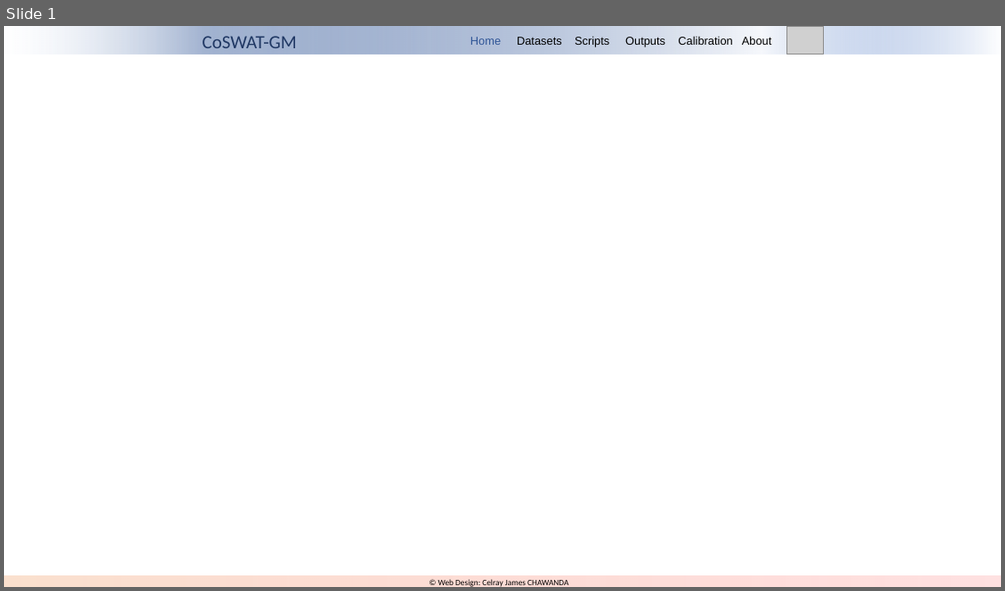
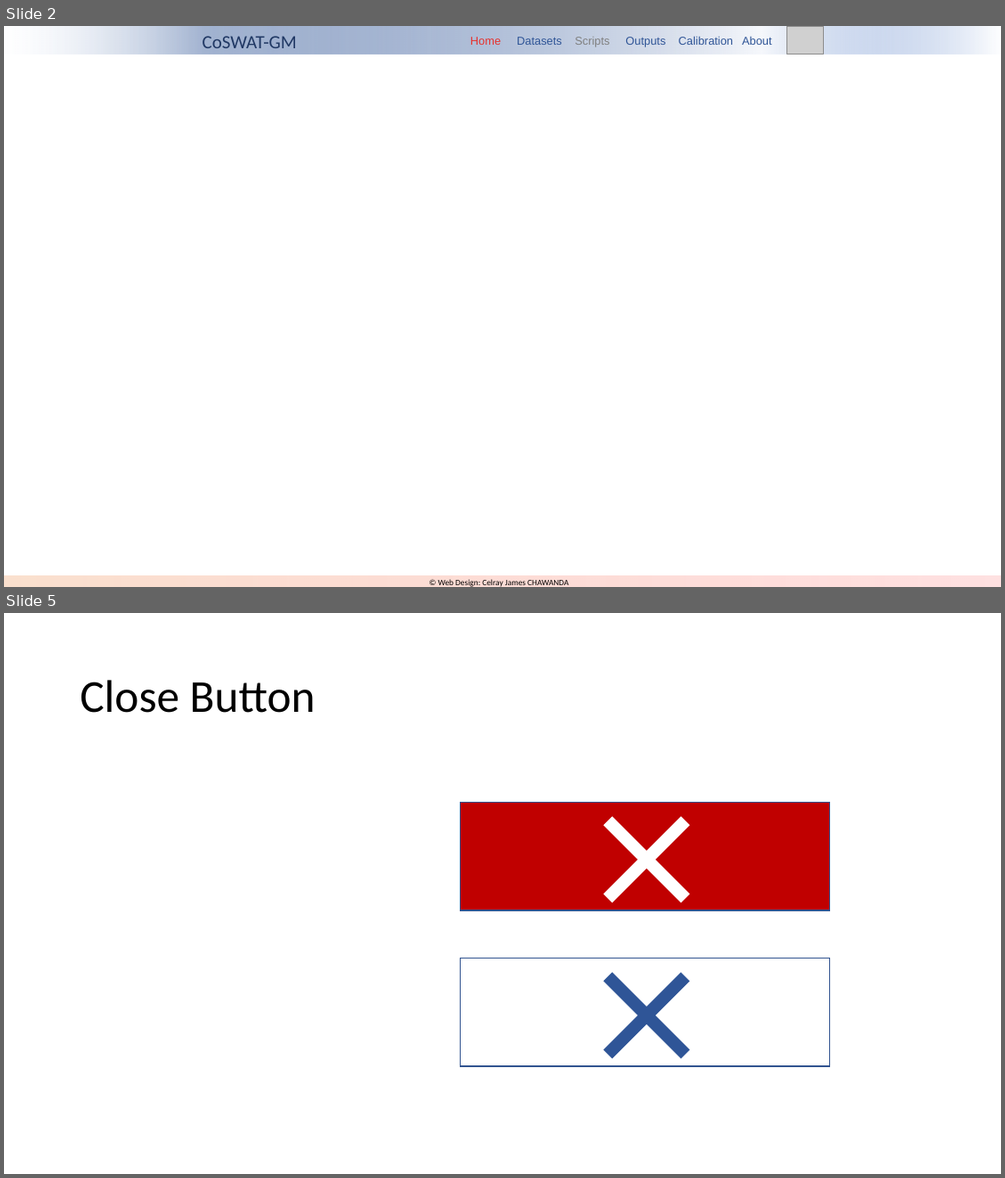
Before and after one commit to celray/coswat, a slide deck: assets/other/design.pptx. Shown one above the other, each under a label of ours: slide 1 before the commit, slides 2 and 5 after it; the slides between them are not shown. The pictures are 1005x591 and 1005x1178 pixels, drawn with LibreOffice and Linux fonts; fonts in the diff are those of the drawing; grey boxes stand for pictures; background and template pictures are left out. Boxes give left, top, right and bottom in pixels: in the first picture for what was removed or moved away, otherwise in the second. Text is boxed around its words. In the diff, an @@ line names an element or a change of style, - is before the commit and + after.

```diff
--- a/assets/other/design.pptx
+++ b/assets/other/design.pptx
@@ slide 5 added at [4, 613, 1001, 1174], background #FFFFFF @@
@@ title added at [80, 680, 316, 713], 44 pt, text #000000 @@
+Close Button
@@ rectangle added at [461, 803, 830, 910], fill #C00000, outline #325491 1 pt @@
@@ line added from (608, 821) to (685, 899), #FFFFFF 12 pt @@
@@ line added from (608, 899) to (685, 821), #FFFFFF 12 pt @@
@@ rectangle added at [461, 957, 830, 1066], outline #325491 1 pt @@
@@ line added from (608, 976) to (685, 1054), #2F5597 12 pt @@
@@ line added from (608, 1054) to (685, 976), #2F5597 12 pt @@
@@ what was slide 1 is now slide 2 @@
@@ slide 2 changed as well @@
@@ text "Home Datasets Scripts Outputs Calibration ..." at [470, 36, 772, 47]: text colour #2F5597 to #E6322E in "Home"; text colour #000000 to #2F5597 in "Datasets Outputs Calibration About"; text colour #000000 to #808080 in "Scripts" @@
```
Also in this commit, not shown: 3 other slides added, 42 other files.
